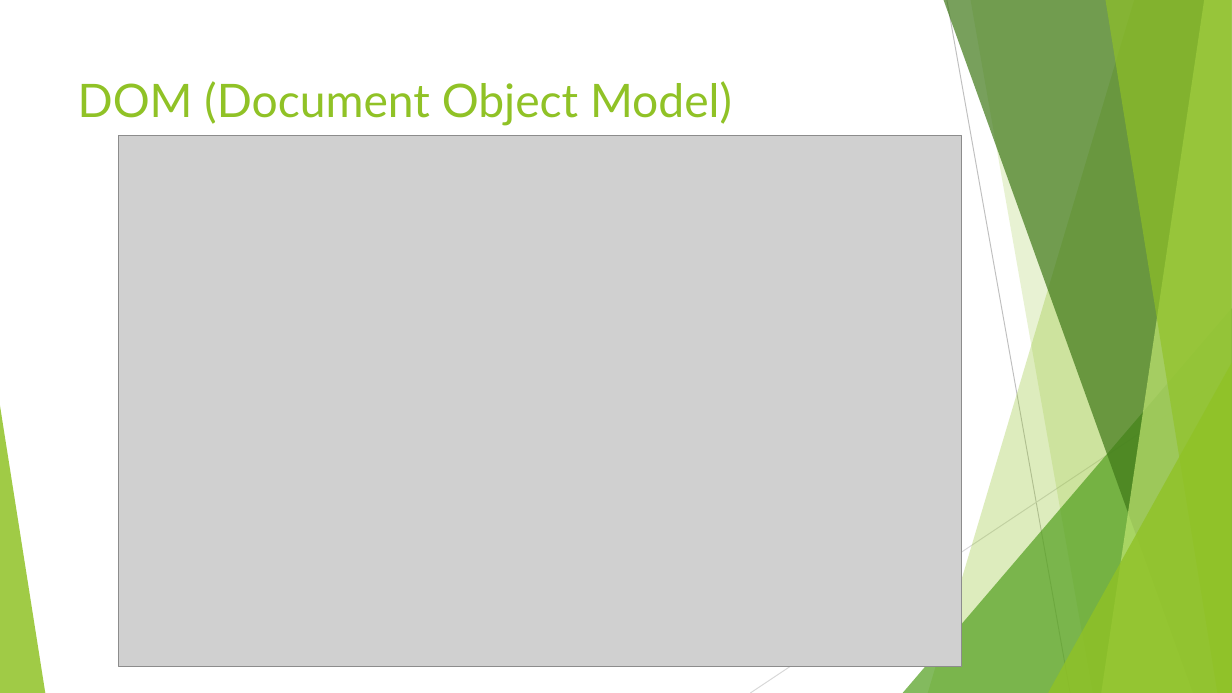
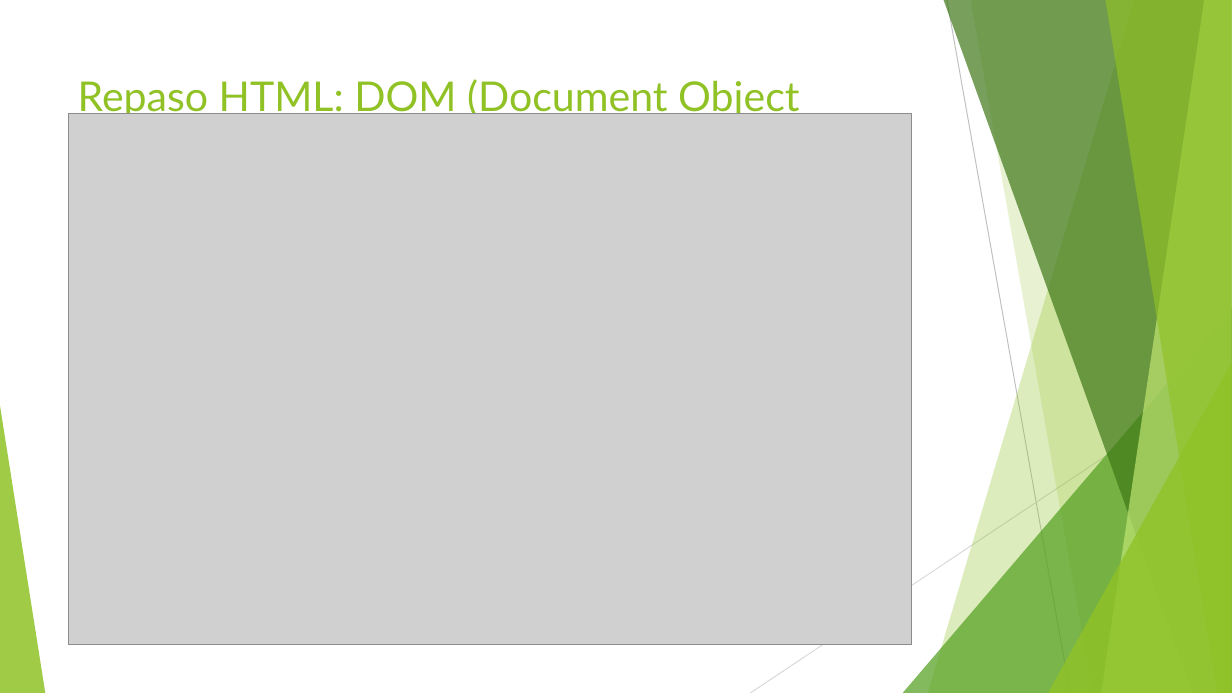
Before and after one commit to jomarnavarro/intro_automation, a slide deck: slide 12 of presentaciones/Selenium, session 1.pptx (slide 11 before the commit). Drawn at 1232x693 pixels with LibreOffice and Linux fonts; fonts in the diff are those of the drawing; grey boxes stand for pictures. Boxes give left, top, right and bottom in pixels: in the first picture for what was removed or moved away, otherwise in the second. Text is boxed around its words. In the diff, an @@ line names an element or a change of style, - is before the commit and + after.

```diff
--- a/presentaciones/Selenium, session 1.pptx
+++ b/presentaciones/Selenium, session 1.pptx
@@ title at box(78, 79, 799, 119): text changed; size 36 to 32 pt @@
-DOM (Document Object Model)
+Repaso HTML: DOM (Document Object Model)
@@ picture: place and size @@
-picture at box(118, 135, 962, 666)
+picture at box(68, 114, 912, 645)
```
Also in this commit, not shown: 7 other slides changed, 3 slides added, 2 slides removed.
